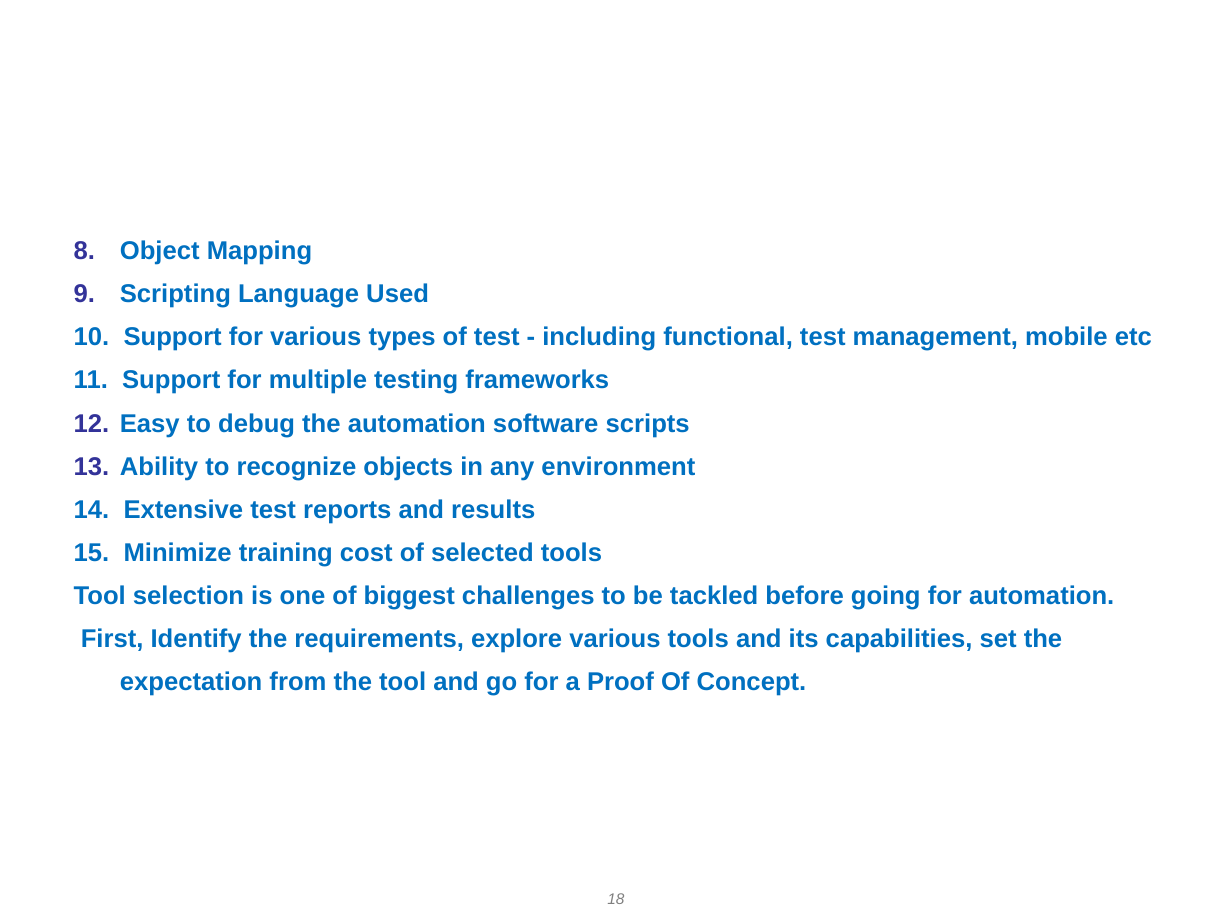
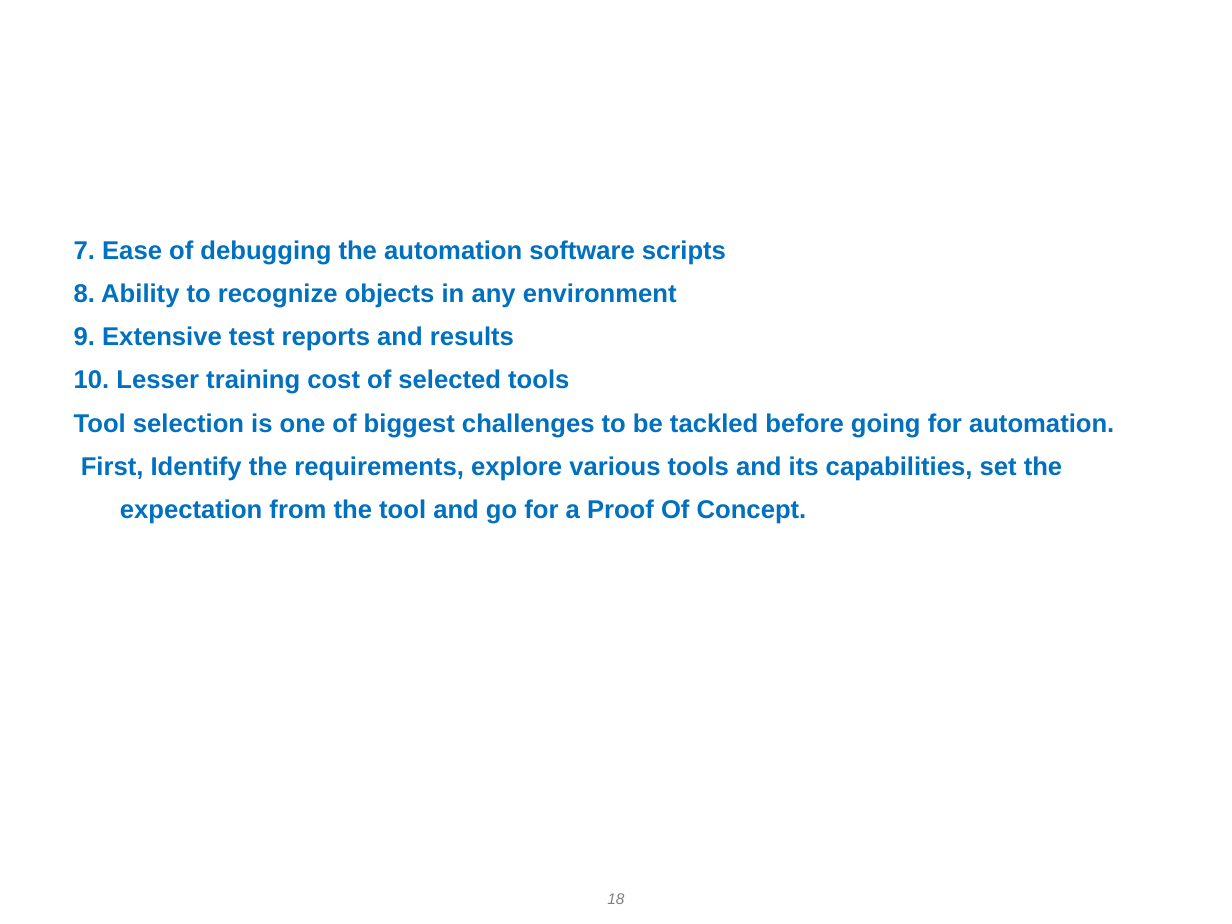
Before and after one commit to sunilkumarg-techbrain/InterviewQuestions, a slide deck: slide 18 of DAY 1 - Introduction to Automation.ppt. Drawn at 1232x924 pixels with LibreOffice and Linux fonts; fonts in the diff are those of the drawing; background and template pictures are left out. Boxes give left, top, right and bottom in pixels: in the first picture for what was removed or moved away, otherwise in the second. Text is boxed around its words. In the diff, an @@ line names an element or a change of style, - is before the commit and + after.

```diff
--- a/DAY 1 - Introduction to Automation.ppt
+++ b/DAY 1 - Introduction to Automation.ppt
@@ text at (74,240,726,394): text changed @@
-8. Object Mapping
-9. Scripting Language Used
-10. Support for various types of test - including functional, test management, mobile etc
-11. Support for multiple testing frameworks
-12. Easy to debug the automation software scripts
-13. Ability to recognize objects in any environment
-14. Extensive test reports and results
-15. Minimize training cost of selected tools
+7. Ease of debugging the automation software scripts
+8. Ability to recognize objects in any environment
+9. Extensive test reports and results
+10. Lesser training cost of selected tools
```
Also in this commit, not shown: 15 other slides changed, 13 other files.
